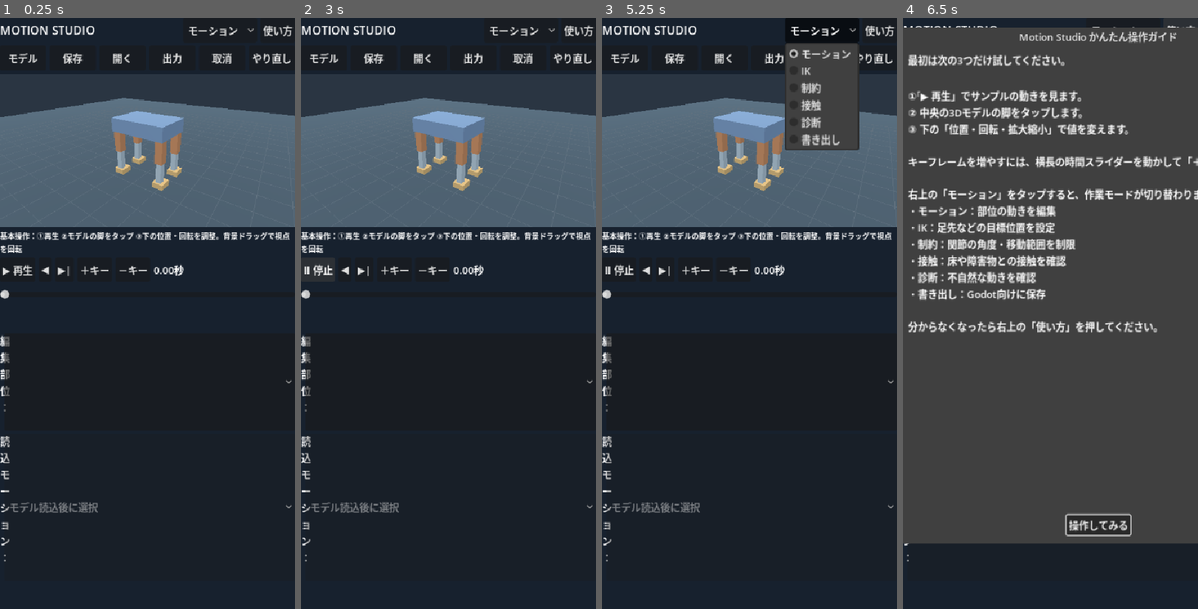
Above: before the commit, frames 1-4 (left to right).
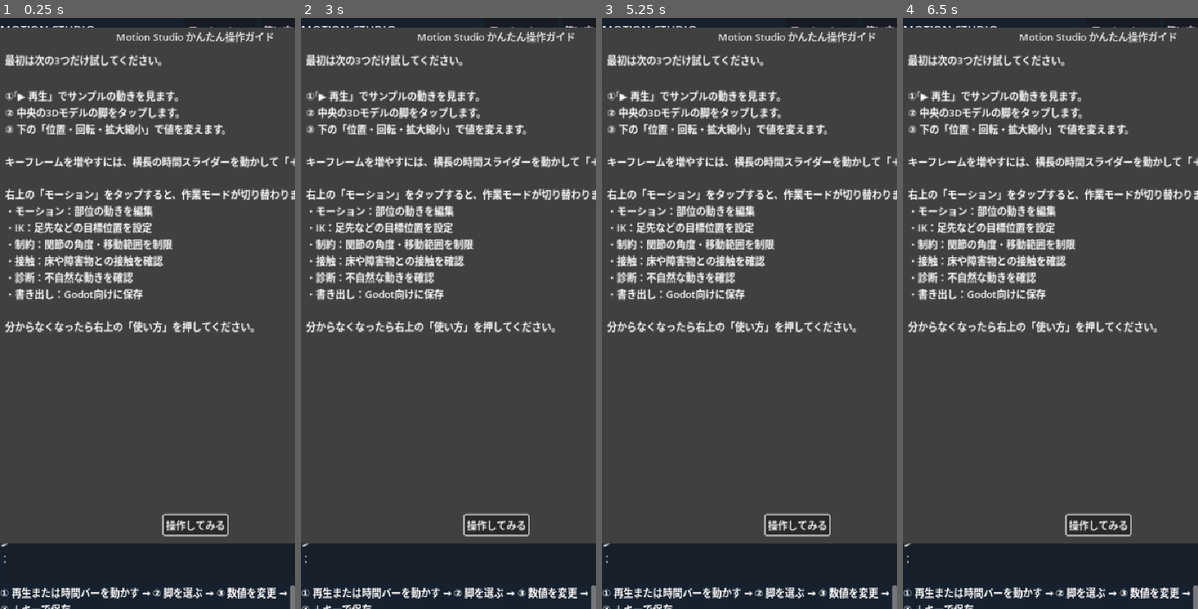
Above: after the commit, the same moments.

Repository: shejklgaia-png/Motion_studio
Game: Godot game, scene res://Main.tscn
Same seed, same stepped clock (60 frames per second), same inputs: the game is played once before the commit and once after it.
Inputs:
- Up to frame 1 (0.25 s): no input
- Up to frame 2 (3 s): click "出力" at 0.5 s; click "取消" at 1.25 s; click "やり直し" at 2 s; click "▶ 再生" at 2.75 s
- Up to frame 3 (5.25 s): click "Ⅱ 停止" (after the commit: "▶ 再生") at 3.5 s; click "▶ 再生" at 4.25 s; click "モーション" at 5 s
- Up to frame 4 (6.5 s): click "使い方" at 5.75 s

The runs differ from the first frame. In frame 1, 82% of the frame differs, in the area x 0-100%, y 1-100%; in frame 2, 82%; in frame 3, 80%; in frame 4, 1.2%.
Error before the commit: Parse Error: Cannot infer the type of "from_joint" variable because the value doesn't have a set type. (res://scripts/MotionEngine.gd:268)

Commit message:
Fix GDScript strict type inference errors for bbmodel support

Diff:
--- a/scripts/MotionEngine.gd
+++ b/scripts/MotionEngine.gd
@@ -75,7 +75,7 @@
 	history.clear()
 	future.clear()
 	frames.clear()
-	var frame_total := min(1800, int(ceil(duration * float(fps))) + 1)
+	var frame_total: int = mini(1800, int(ceil(duration * float(fps))) + 1)
 	for i in range(frame_total):
 		var t := minf(float(i) / float(fps), duration)
 		if i == frame_total - 1:
@@ -265,8 +265,8 @@
 		if end.to_global(tip).distance_to(target) < 0.008:
 			break
 		for joint in [mid, root]:
-			var from_joint := end.to_global(tip) - joint.global_position
-			var to_target := target - joint.global_position
+			var from_joint: Vector3 = end.to_global(tip) - joint.global_position
+			var to_target: Vector3 = target - joint.global_position
 			_rotate_toward(joint, from_joint, to_target, 0.35)
 
 func _solve_fabrik(root: Node3D, mid: Node3D, end: Node3D, tip: Vector3, target: Vector3) -> void:
@@ -319,7 +319,7 @@
 	if history.is_empty():
 		return false
 	future.append(JSON.stringify(snapshot()))
-	var previous := JSON.parse_string(history.pop_back())
+	var previous: Variant = JSON.parse_string(history.pop_back())
 	if previous is Dictionary:
 		restore(previous)
 		return true
@@ -329,7 +329,7 @@
 	if future.is_empty():
 		return false
 	history.append(JSON.stringify(snapshot()))
-	var next := JSON.parse_string(future.pop_back())
+	var next: Variant = JSON.parse_string(future.pop_back())
 	if next is Dictionary:
 		restore(next)
 		return true
